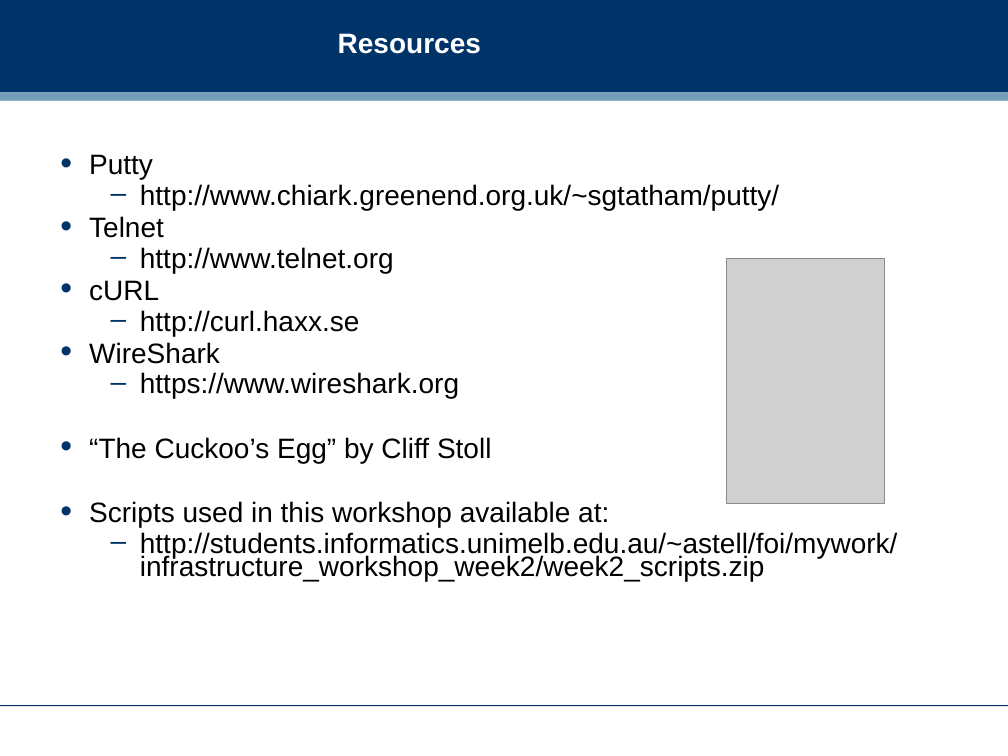
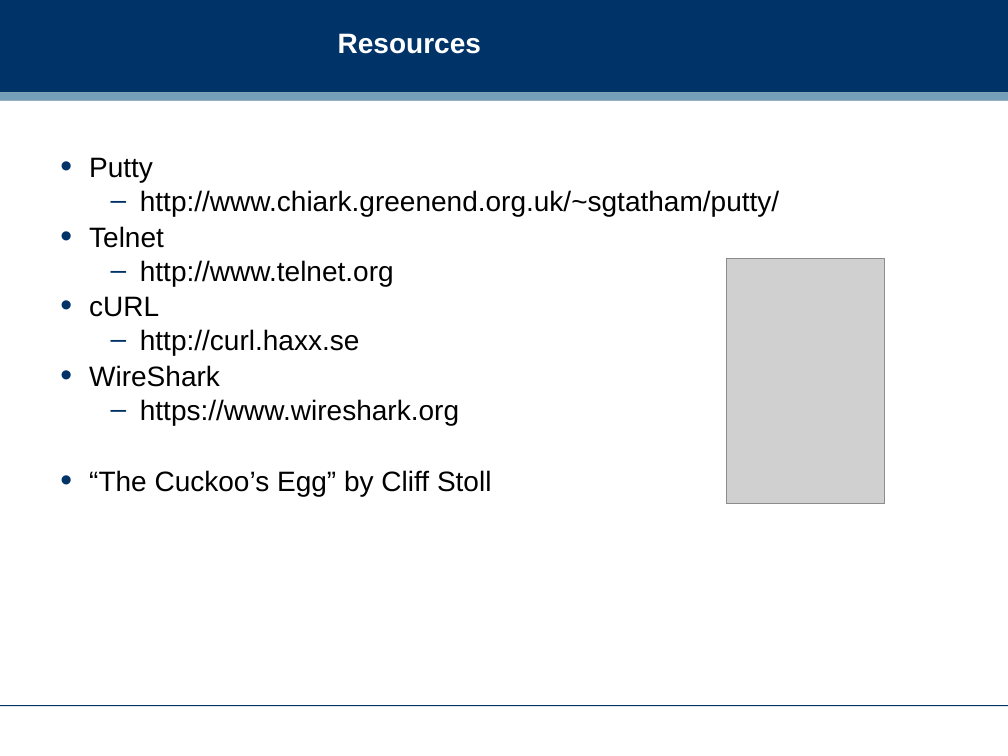
Before and after one commit to dreamind/ix, a slide deck: slide 4 of workshops/infrastructure/infrastructure.ppt. Drawn at 1008x756 pixels with LibreOffice and Linux fonts; fonts in the diff are those of the drawing; grey boxes stand for pictures; background and template pictures are left out. Boxes give left, top, right and bottom in pixels: in the first picture for what was removed or moved away, otherwise in the second. Text is boxed around its words. In the diff, an @@ line names an element or a change of style, - is before the commit and + after.

Commit message:
Update first lecture and first workshop

```diff
--- a/workshops/infrastructure/infrastructure.ppt
+++ b/workshops/infrastructure/infrastructure.ppt
@@ text "Putty" at box(89, 157, 779, 496): line spacing 0.7 to 0.8 @@
@@ text at box(89, 501, 898, 581): paragraphs removed @@
-• Scripts used in this workshop available at:
-  – http://students.informatics.unimelb.edu.au/~astell/foi/mywork/infrastructure_workshop_week2/week2_scripts.zip
```
Also in this commit, not shown: 4 other slides changed, 5 slides added, 10 slides removed, 9 other files.
